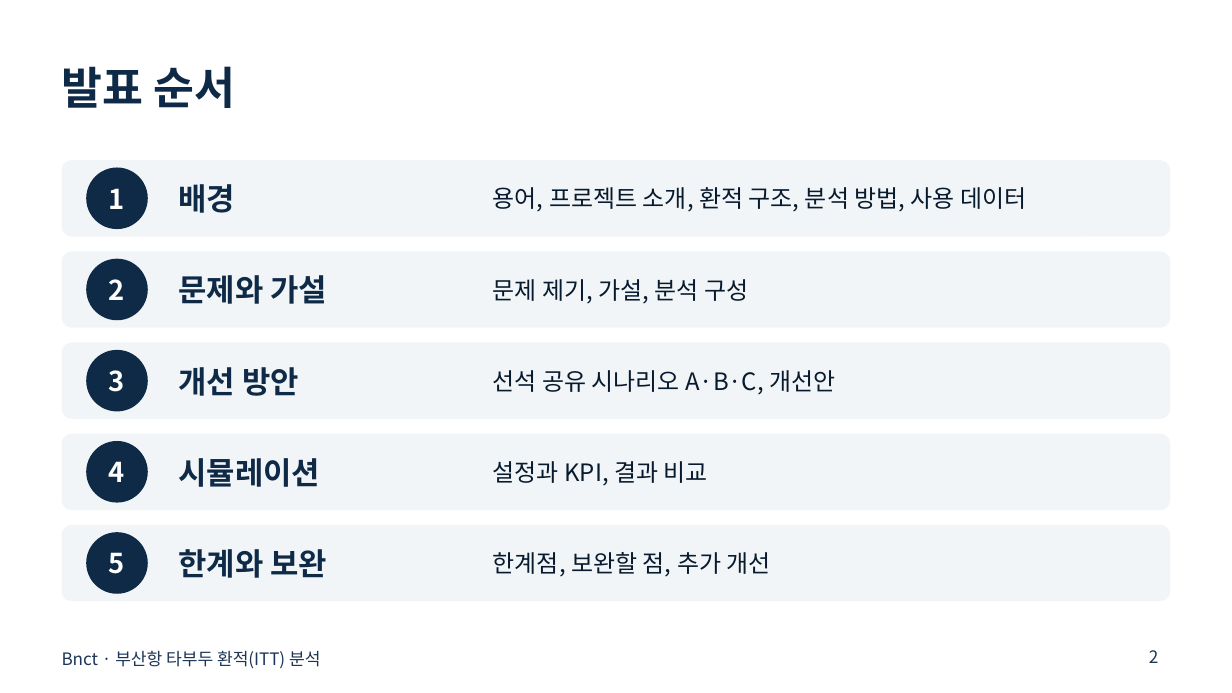
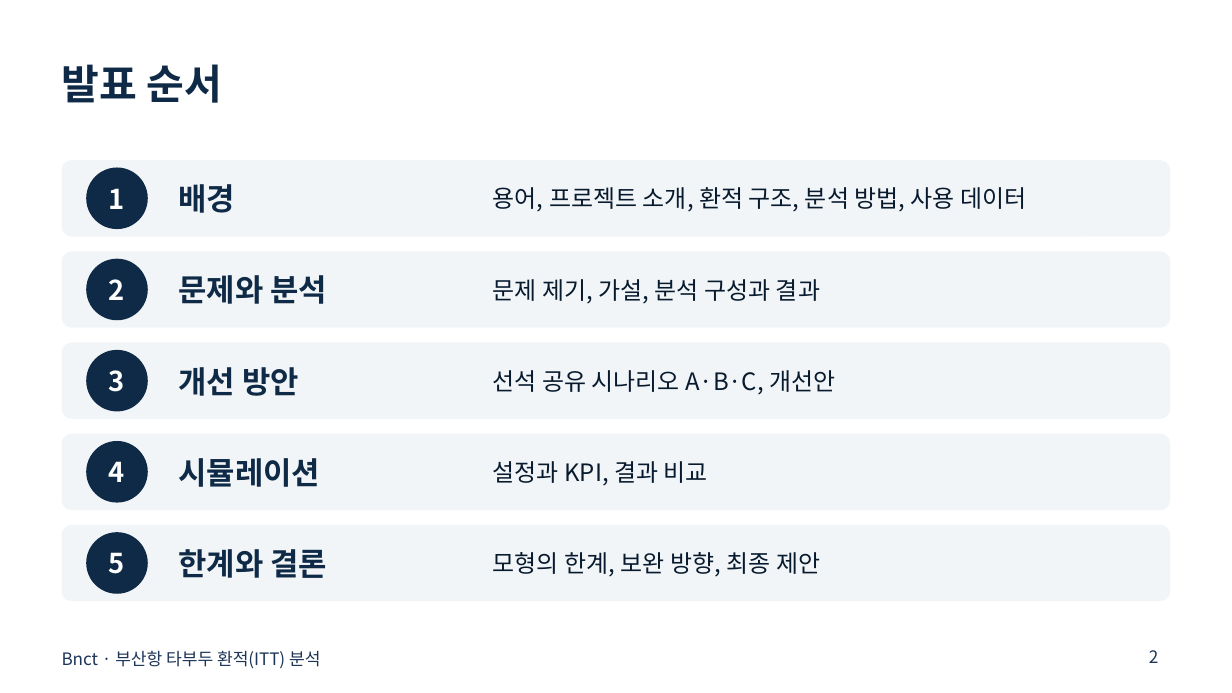
Before and after one commit to busan-itt/PPT, a slide deck: slide 2 of busan_itt_presentation.pptx. Drawn at 1232x693 pixels with LibreOffice and Linux fonts; fonts in the diff are those of the drawing. Boxes give left, top, right and bottom in pixels: in the first picture for what was removed or moved away, otherwise in the second. Text is boxed around its words. In the diff, an @@ line names an element or a change of style, - is before the commit and + after.

Commit message:
발표자료 가독성 개선 및 원본 수치·용어 검증 반영

```diff
--- a/busan_itt_presentation.pptx
+++ b/busan_itt_presentation.pptx
@@ title "발표 순서" at (x1=62, y1=64, x2=222, y2=103): size 26 to 24 pt @@
@@ text at (x1=179, y1=275, x2=328, y2=304): text changed @@
-문제와 가설
+문제와 분석
@@ text at (x1=493, y1=279, x2=820, y2=303): text changed @@
-문제 제기, 가설, 분석 구성
+문제 제기, 가설, 분석 구성과 결과
@@ text at (x1=179, y1=549, x2=328, y2=578): text changed @@
-한계와 보완
+한계와 결론
@@ text at (x1=493, y1=552, x2=820, y2=576): text changed @@
-한계점, 보완할 점, 추가 개선
+모형의 한계, 보완 방향, 최종 제안
```
Also in this commit, not shown: 10 other slides changed, 8 slides added, 7 slides removed, 2 other files.
